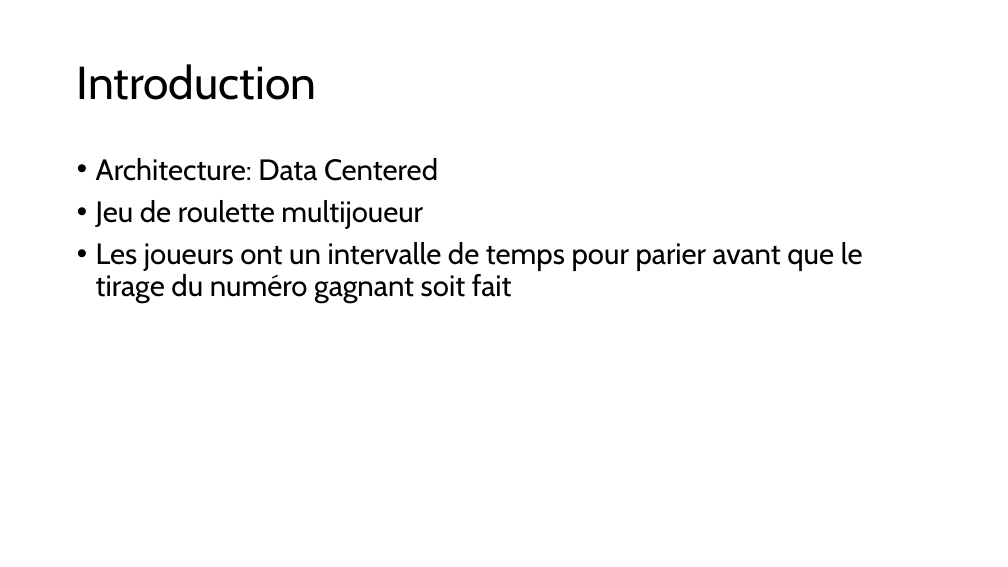
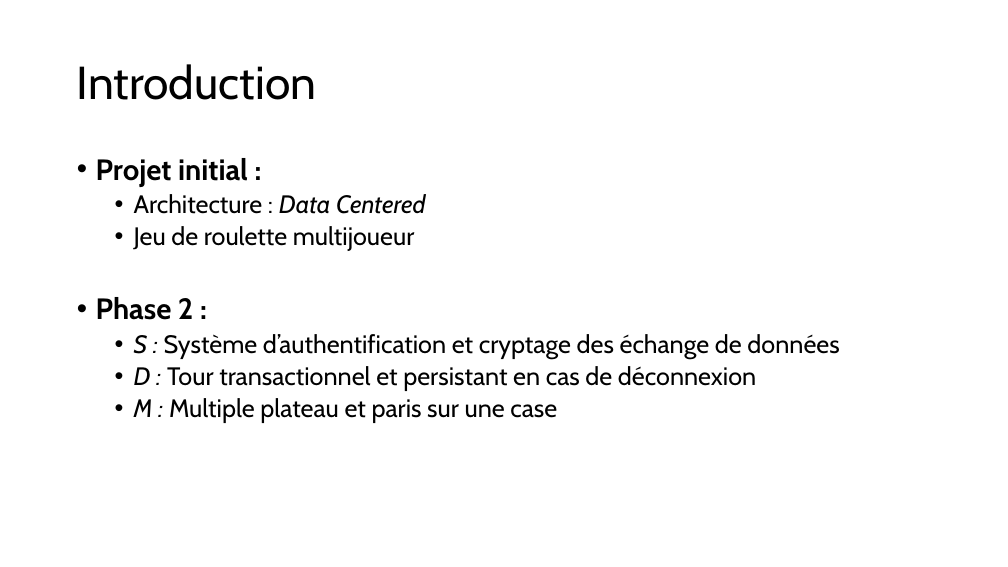
Before and after one commit to RobinSteiger/ASAD, a slide deck: slide 2 of doc/presentation.pptx. Drawn at 1008x567 pixels with LibreOffice and Linux fonts; fonts in the diff are those of the drawing. Boxes give left, top, right and bottom in pixels: in the first picture for what was removed or moved away, otherwise in the second. Text is boxed around its words. In the diff, an @@ line names an element or a change of style, - is before the commit and + after.

```diff
--- a/doc/presentation.pptx
+++ b/doc/presentation.pptx
@@ text at [96,158,426,214]: text changed; size 28 to 24 pt @@
-• Architecture: Data Centered
+• Projet initial :
+  • Architecture : Data Centered
@@ text at [134,226,414,251]: size 28 to 24 pt in "Jeu de roulette multijoueur"; list level 1 to 2 in "Jeu de roulette multijoueur" @@
@@ text at [96,297,839,423]: text changed; size 28 to 24 pt @@
-• Les joueurs ont un intervalle de temps pour parier avant que le tirage du numéro gagnant soit fait
+• Phase 2 :
+  • S : Système d’authentification et cryptage des échange de données
+  • D : Tour transactionnel et persistant en cas de déconnexion
+  • M : Multiple plateau et paris sur une case
```
Also in this commit, not shown: 3 slides added.
